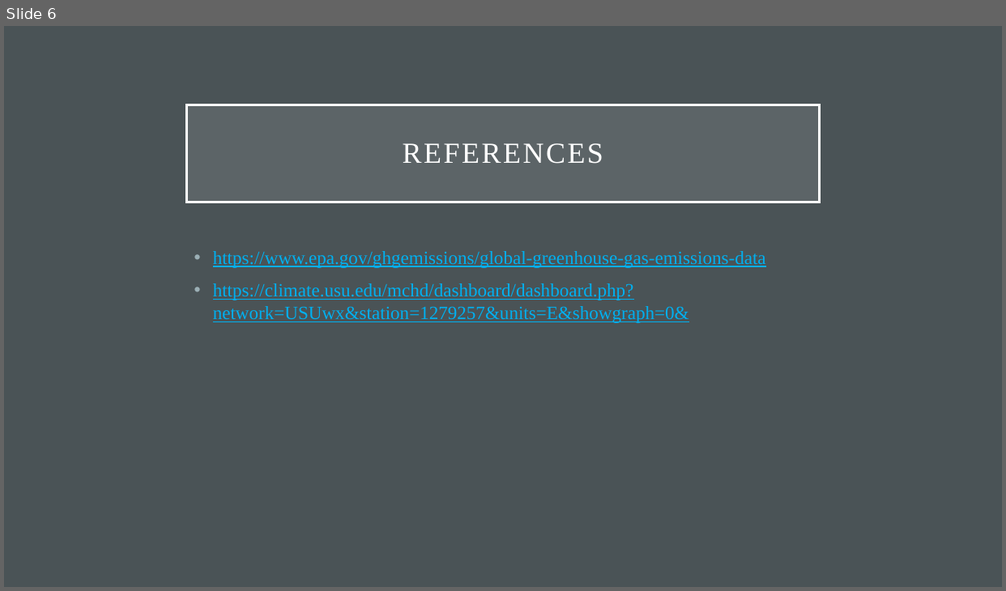
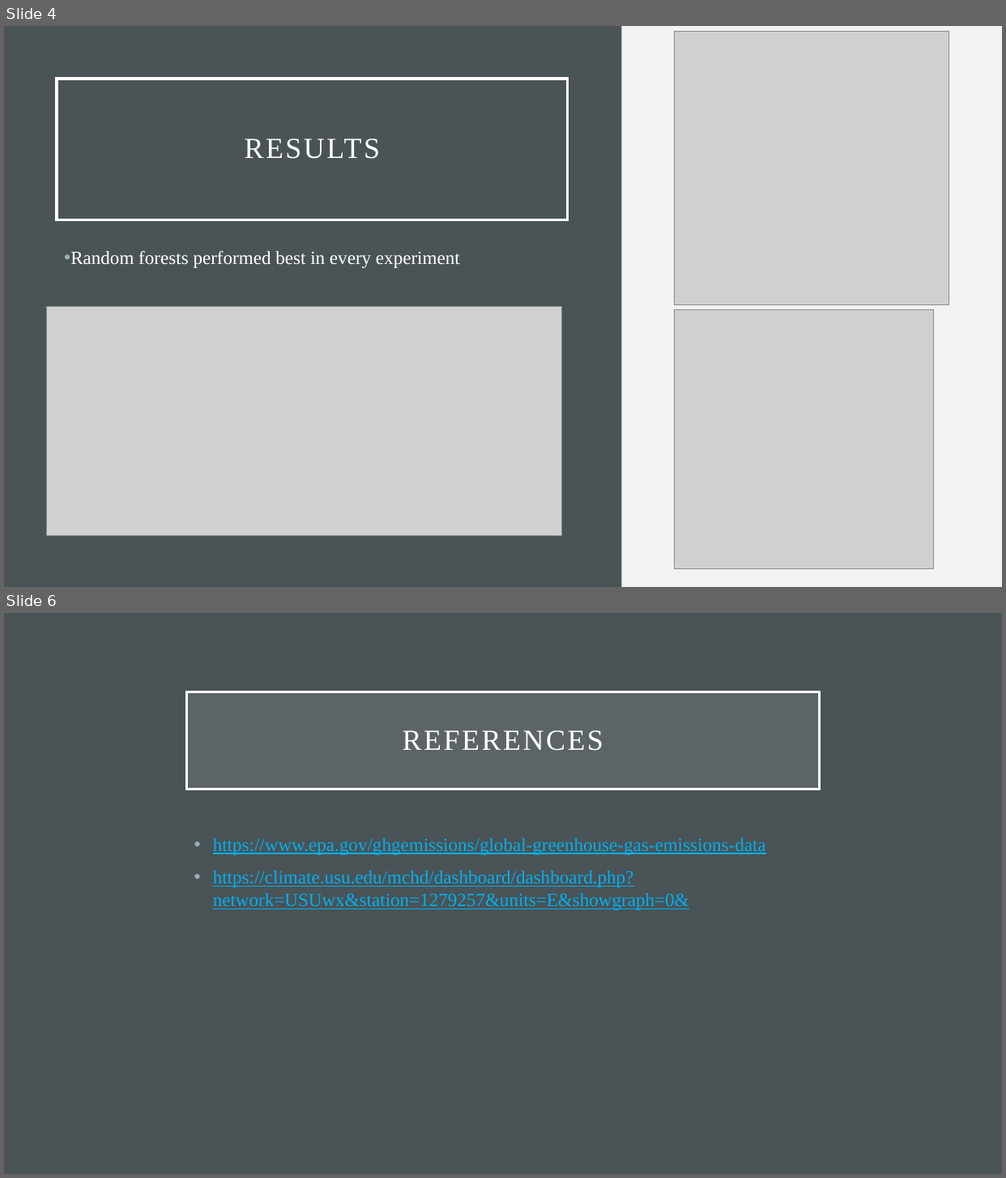
Before and after one commit to bradley-p/Solar_Energy_Forecasting, a slide deck: Reports:Notes/Final Presentation.pptx. Shown one above the other, each under a label of ours: slide 6 before the commit, slides 4 and 6 after it; the slides between them are not shown. The pictures are 1006x591 and 1006x1178 pixels, drawn with LibreOffice and Linux fonts; fonts in the diff are those of the drawing; grey boxes stand for pictures. Boxes give left, top, right and bottom in pixels: in the first picture for what was removed or moved away, otherwise in the second. Text is boxed around its words. In the diff, an @@ line names an element or a change of style, - is before the commit and + after.

```diff
--- a/Reports:Notes/Final Presentation.pptx
+++ b/Reports:Notes/Final Presentation.pptx
@@ slide 4 added at <box>4,26,1002,587</box>, background #F2F2F2 @@
@@ rectangle added at <box>4,26,621,587</box>, fill #4A5356 @@
@@ picture added at <box>674,31,948,305</box> @@
@@ title added at <box>57,79,568,220</box>, outline #FFFFFF 2.5 pt, 28 pt, text #FFFFFF @@
+RESULTS
@@ text added at <box>70,251,460,268</box>, 18 pt, text #FFFFFF @@
+• Random forests performed best in every experiment
@@ picture added at <box>47,307,562,535</box> @@
@@ picture added at <box>674,310,934,570</box> @@
```
Also in this commit, not shown: 3 slides changed, 1 other slide added, 2 slides removed, 4 other files.
